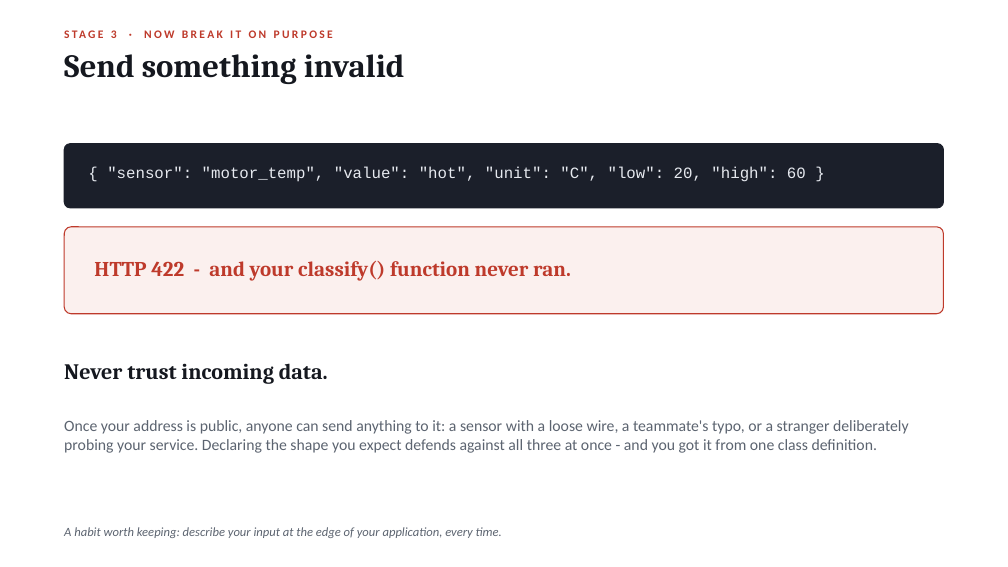
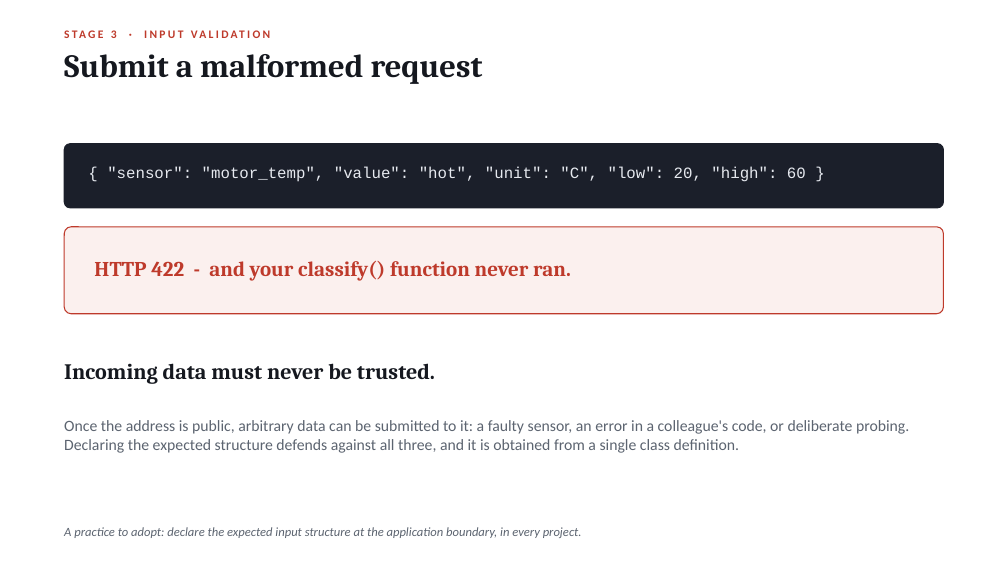
Before and after one commit to Shamsu3100/demon-, a slide deck: slide 48 of Nexus_Workshop_Deck.pptx (slide 46 before the commit). Drawn at 1008x567 pixels with LibreOffice and Linux fonts; fonts in the diff are those of the drawing. Boxes give left, top, right and bottom in pixels: in the first picture for what was removed or moved away, otherwise in the second. Text is boxed around its words. In the diff, an @@ line names an element or a change of style, - is before the commit and + after.

```diff
--- a/Nexus_Workshop_Deck.pptx
+++ b/Nexus_Workshop_Deck.pptx
@@ text at [64,54,483,84]: text changed @@
-Send something invalid
+Submit a malformed request
@@ text at [111,30,117,38]: text changed @@
-STAGE 3 · NOW BREAK IT ON PURPOSE
+STAGE 3 · INPUT VALIDATION
@@ text at [64,363,435,384]: text changed @@
-Never trust incoming data.
+Incoming data must never be trusted.
@@ text at [64,420,909,453]: text changed @@
-Once your address is public, anyone can send anything to it: a sensor with a loose wire, a teammate's typo, or a stranger deliberately probing your service. Declaring the shape you expect defends against all three at once - and you got it from one class definition.
+Once the address is public, arbitrary data can be submitted to it: a faulty sensor, an error in a colleague's code, or deliberate probing. Declaring the expected structure defends against all three, and it is obtained from a single class definition.
@@ text at [64,527,582,538]: text changed @@
-A habit worth keeping: describe your input at the edge of your application, every time.
+A practice to adopt: declare the expected input structure at the application boundary, in every project.
```
Also in this commit, not shown: 27 other slides changed, 3 slides added, 1 slide removed, 5 other files.
